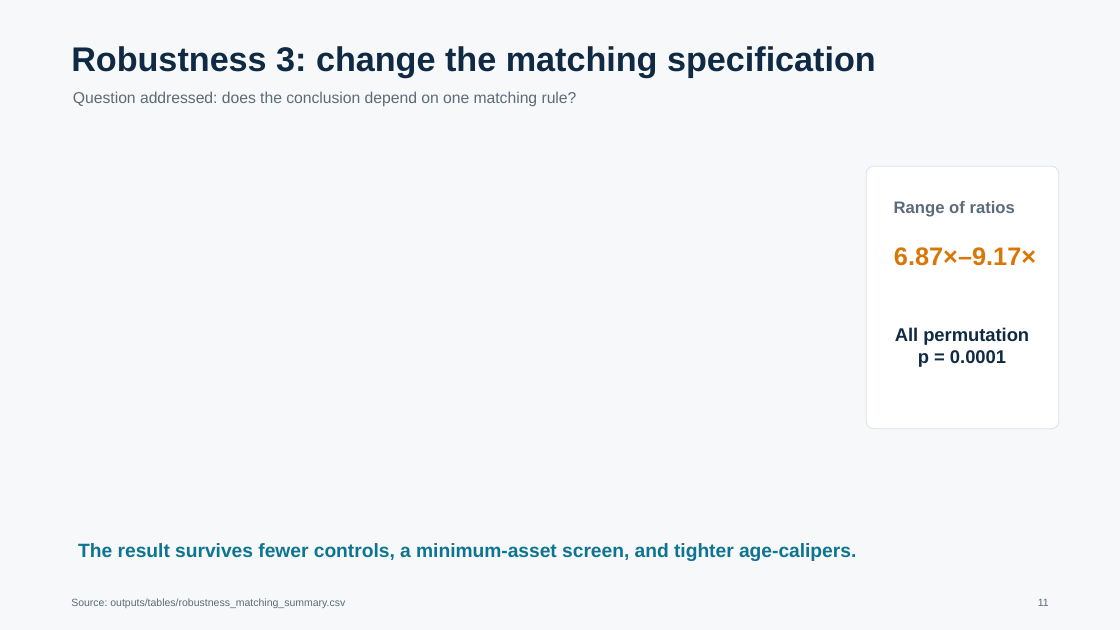
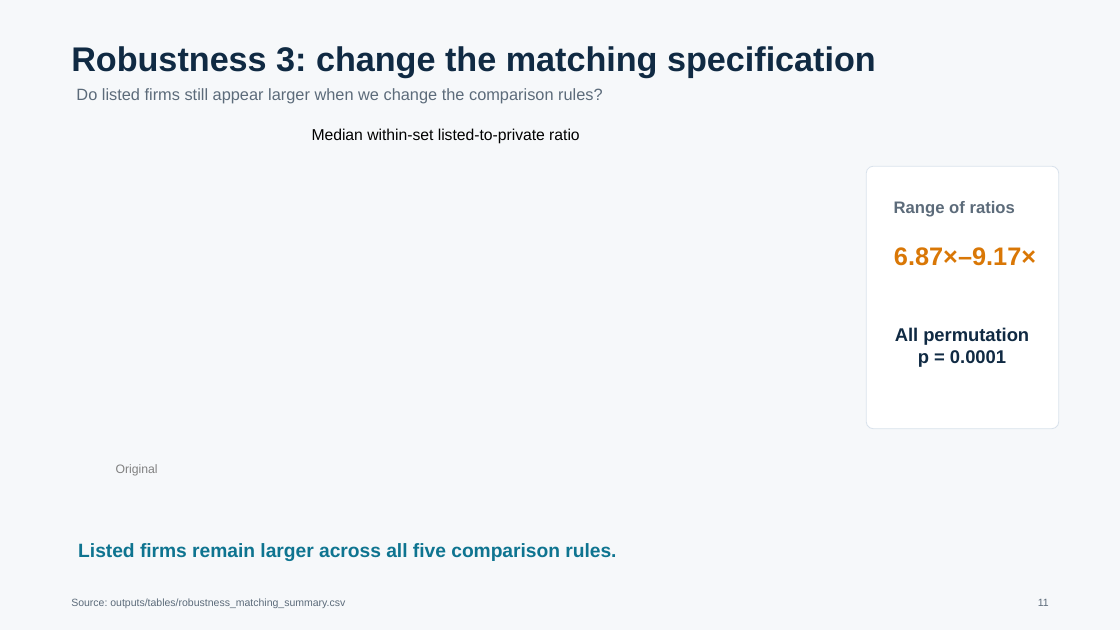
Before and after one commit to mljiang2026-oss/ds607-singapore-firm-size, a slide deck: slide 11 of outputs/presentation/DS607_GP_01548385_slides.pptx. Drawn at 1120x630 pixels with LibreOffice and Linux fonts; fonts in the diff are those of the drawing. Boxes give left, top, right and bottom in pixels: in the first picture for what was removed or moved away, otherwise in the second. Text is boxed around its words. In the diff, an @@ line names an element or a change of style, - is before the commit and + after.

```diff
--- a/outputs/presentation/DS607_GP_01548385_slides.pptx
+++ b/outputs/presentation/DS607_GP_01548385_slides.pptx
@@ text at [76, 88, 603, 104]: text changed; size 13.5 to 14 pt @@
-Question addressed: does the conclusion depend on one matching rule?
+Do listed firms still appear larger when we change the comparison rules?
@@ text added at [312, 128, 580, 144], 13.5 pt, text #000000 @@
+Median within-set listed-to-private ratio
@@ text added at [116, 464, 158, 476], 10.5 pt, text #808080 @@
+Original
@@ text at [78, 543, 616, 561]: text changed @@
-The result survives fewer controls, a minimum-asset screen, and tighter age-calipers.
+Listed firms remain larger across all five comparison rules.
```
Also in this commit, not shown: 9 other slides changed, 1 other file.
